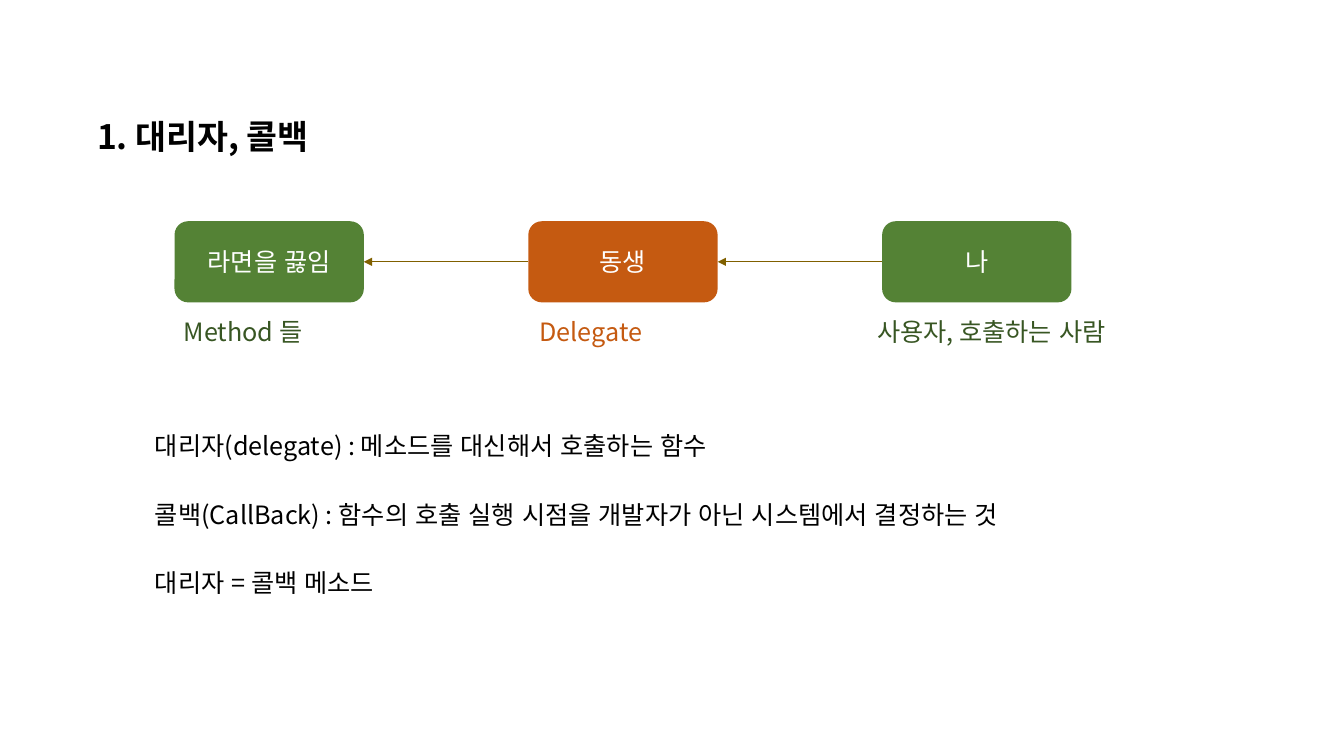
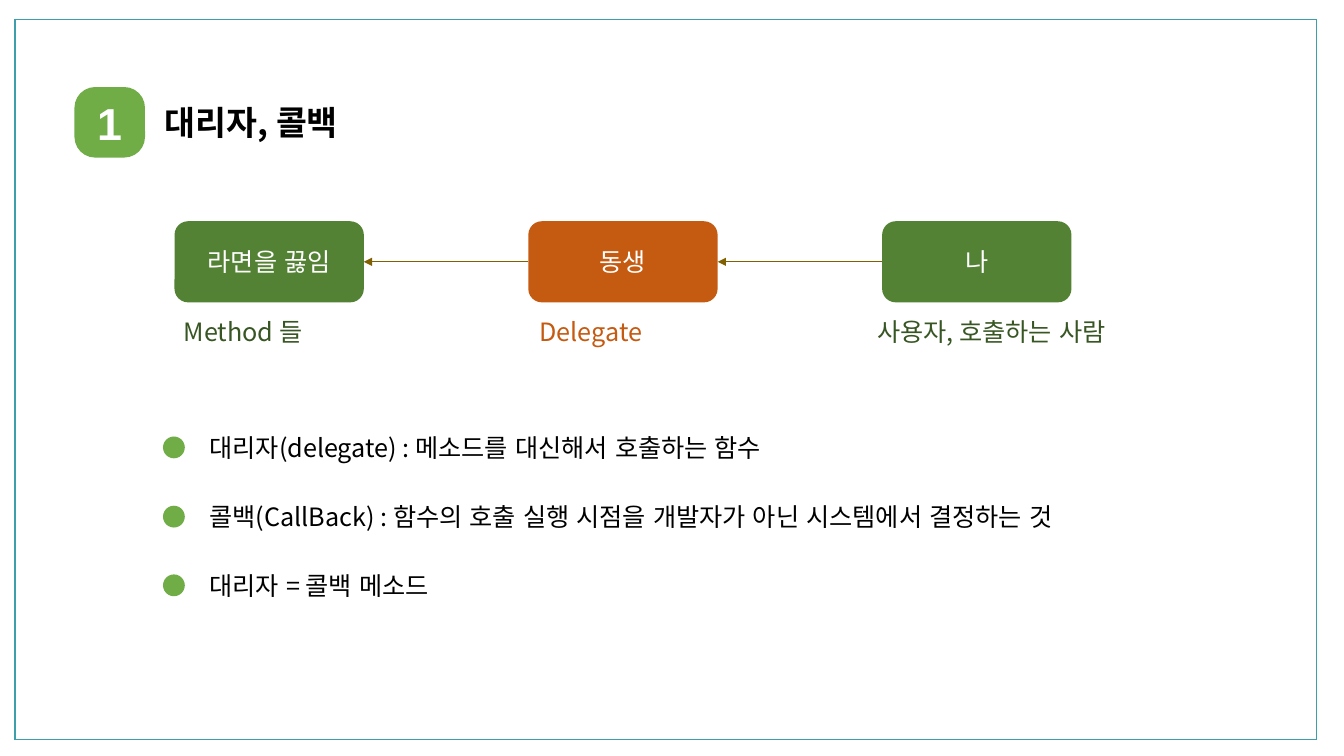
Before and after one commit to WooyongLee/TestApp-CsharpWpf, a slide deck: slide 3 of DelegateExample/DelegateEvent발표준비.pptx. Drawn at 1344x756 pixels with LibreOffice and Linux fonts; fonts in the diff are those of the drawing. Boxes give left, top, right and bottom in pixels: in the first picture for what was removed or moved away, otherwise in the second. Text is boxed around its words. In the diff, an @@ line names an element or a change of style, - is before the commit and + after.

```diff
--- a/DelegateExample/DelegateEvent발표준비.pptx
+++ b/DelegateExample/DelegateEvent발표준비.pptx
@@ rectangle added at bbox=[15, 19, 1317, 740], outline #3D9FAC 1 pt @@
@@ rounded rectangle added at bbox=[75, 87, 145, 157], fill #70AD47, 32 pt, text #FFFFFF, bold @@
+1
@@ text at bbox=[165, 106, 338, 142]: text changed @@
-1. 대리자, 콜백
+대리자, 콜백
@@ ellipse added at bbox=[163, 437, 186, 459], fill #70AD47 @@
@@ text "대리자(delegate) : 메소드를 대신해서 호출하는 ...": place and size @@
-text "대리자(delegate) : 메소드를 대신해서 호출하는 ..." at bbox=[155, 434, 706, 461]
+text "대리자(delegate) : 메소드를 대신해서 호출하는 ..." at bbox=[209, 436, 761, 464]
@@ ellipse added at bbox=[163, 506, 186, 528], fill #70AD47 @@
@@ text "콜백(CallBack) : 함수의 호출 실행 ...": place and size @@
-text "콜백(CallBack) : 함수의 호출 실행 ..." at bbox=[155, 503, 998, 529]
+text "콜백(CallBack) : 함수의 호출 실행 ..." at bbox=[209, 505, 1052, 531]
@@ text "대리자 = 콜백 메소드": place and size @@
-text "대리자 = 콜백 메소드" at bbox=[155, 571, 375, 594]
+text "대리자 = 콜백 메소드" at bbox=[209, 574, 429, 597]
@@ ellipse added at bbox=[163, 575, 186, 597], fill #70AD47 @@
```
Also in this commit, not shown: 10 other slides changed.
